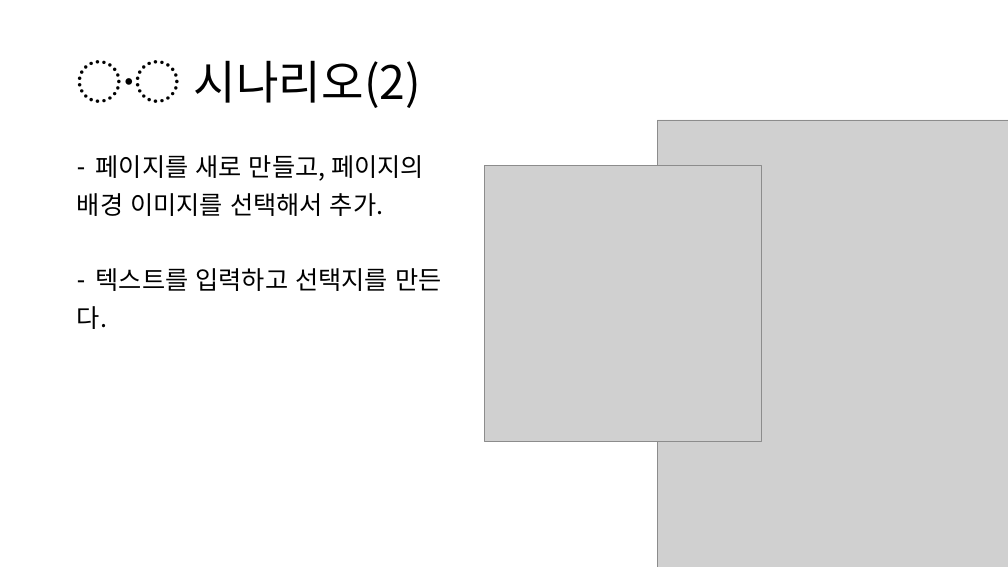
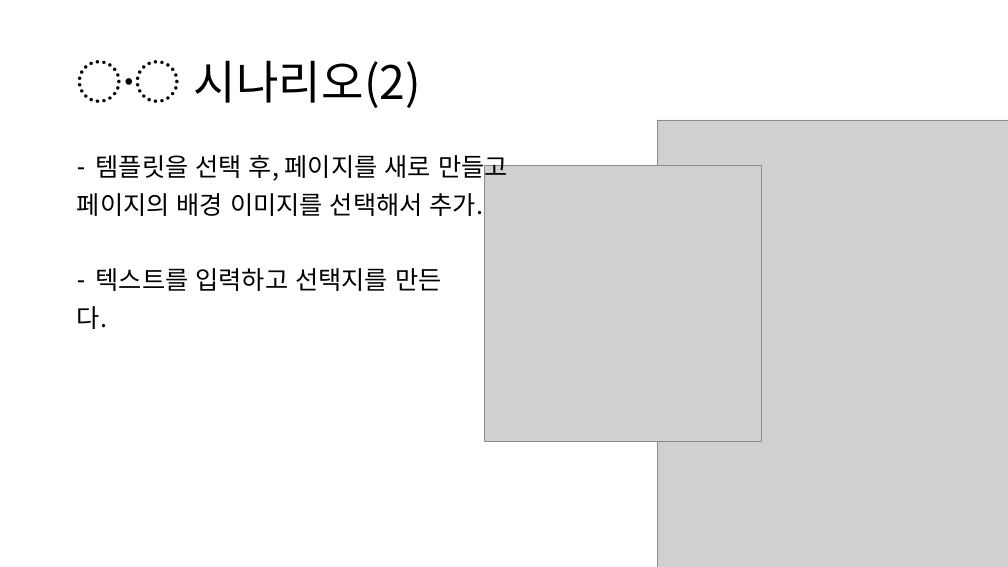
Before and after one commit to OSS-2021-team3/Drawing-Trade, a slide deck: slide 8 of OSS IDEA PROPOSAL.pptx. Drawn at 1008x567 pixels with LibreOffice and Linux fonts; fonts in the diff are those of the drawing; grey boxes stand for pictures. Boxes give left, top, right and bottom in pixels: in the first picture for what was removed or moved away, otherwise in the second. Text is boxed around its words. In the diff, an @@ line names an element or a change of style, - is before the commit and + after.

```diff
--- a/OSS IDEA PROPOSAL.pptx
+++ b/OSS IDEA PROPOSAL.pptx
@@ text at bbox=[77, 155, 508, 216]: text changed @@
-– 페이지를 새로 만들고, 페이지의
-배경 이미지를 선택해서 추가.
+– 템플릿을 선택 후, 페이지를 새로 만들고
+페이지의 배경 이미지를 선택해서 추가.
```
Also in this commit, not shown: 4 other slides changed.
